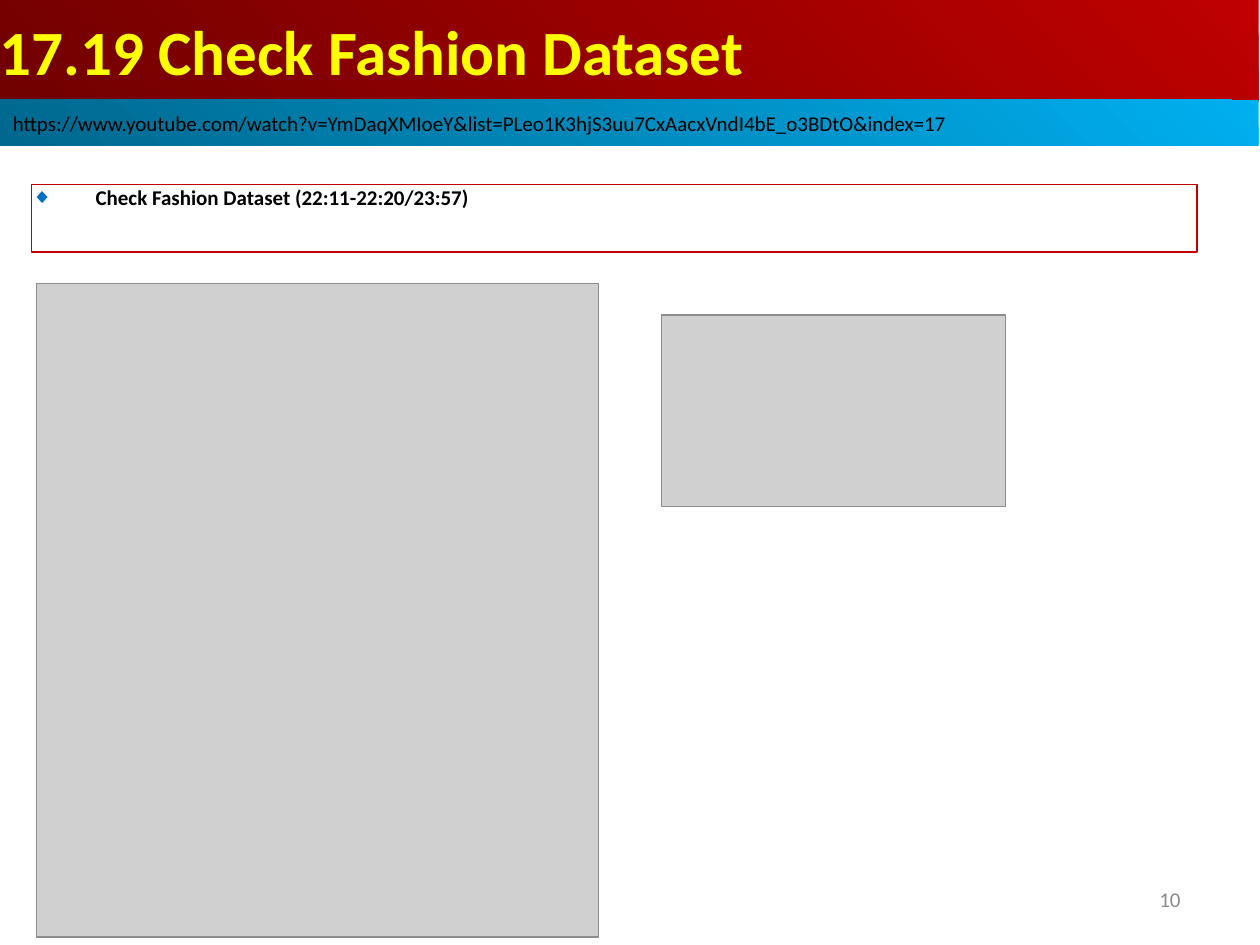
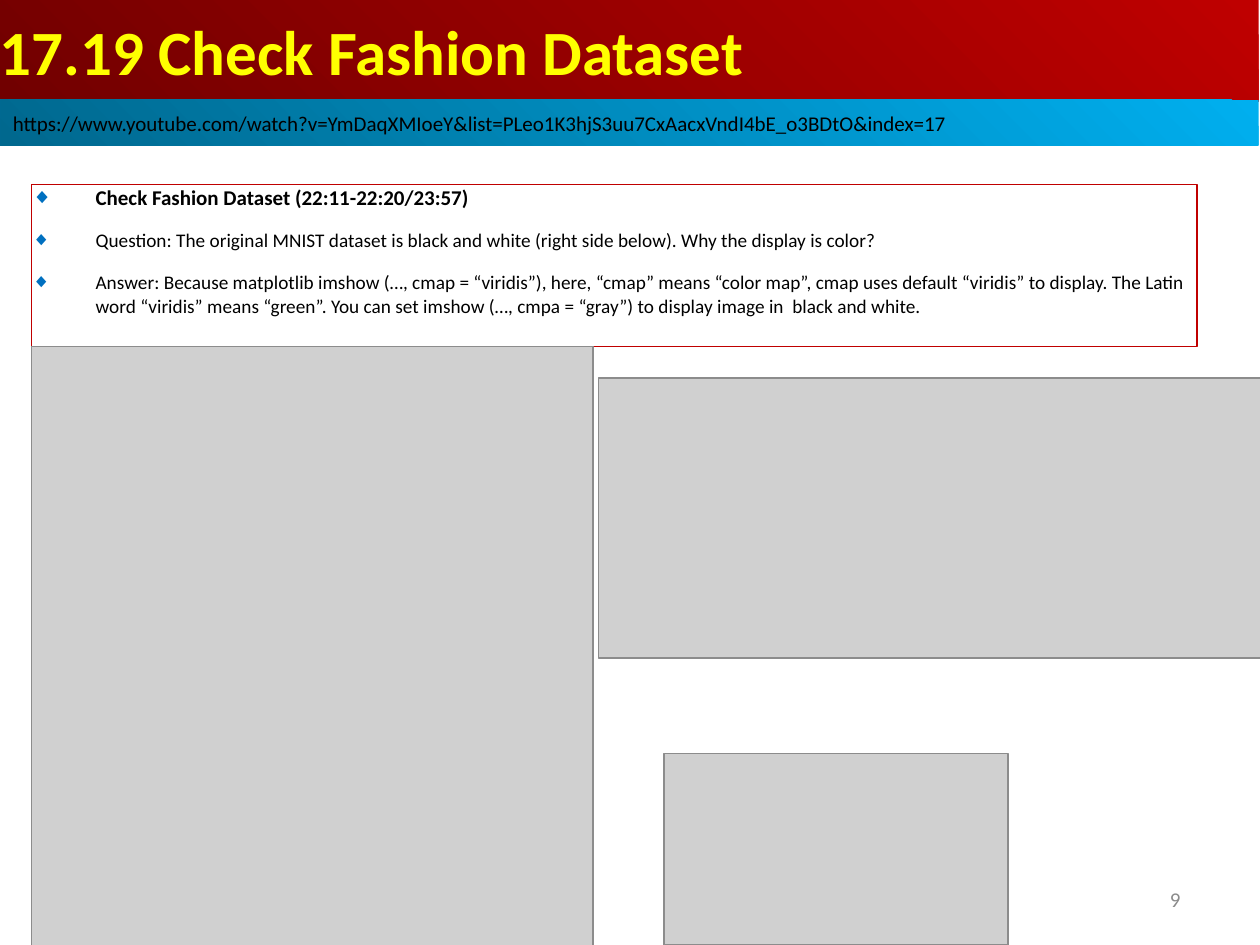
Before and after one commit to peterhchen/AIU_CS512_DL, a slide deck: slide 9 of 000_Lecture_Project/week07/01_Lecture/17.16_BM_Exercise_Solu.ppt (slide 10 before the commit). Drawn at 1260x945 pixels with LibreOffice and Linux fonts; fonts in the diff are those of the drawing; grey boxes stand for pictures. Boxes give left, top, right and bottom in pixels: in the first picture for what was removed or moved away, otherwise in the second. Text is boxed around its words. In the diff, an @@ line names an element or a change of style, - is before the commit and + after.

```diff
--- a/000_Lecture_Project/week07/01_Lecture/17.16_BM_Exercise_Solu.ppt
+++ b/000_Lecture_Project/week07/01_Lecture/17.16_BM_Exercise_Solu.ppt
@@ rectangle removed at (x1=32, y1=184, x2=1197, y2=252) @@
-◆ Check Fashion Dataset (22:11-22:20/23:57)
@@ rectangle added at (x1=32, y1=184, x2=1197, y2=346), outline #C00000 0.74 pt, 11 pt, text #000000 @@
+◆ Check Fashion Dataset (22:11-22:20/23:57)
+◆ Question: The original MNIST dataset is black and white (right side below). Why the display is color?
+◆ Answer: Because matplotlib imshow (…, cmap = “viridis”), here, “cmap” means “color map”, cmap uses default “viridis” to display. The Latin word “viridis” means “green”. You can set imshow (…, cmpa = “gray”) to display image in black and white.
@@ picture resized from (x1=37, y1=284, x2=598, y2=937) to (x1=32, y1=346, x2=593, y2=945) @@
@@ picture added at (x1=598, y1=378, x2=1260, y2=658) @@
@@ picture moved from (x1=662, y1=315, x2=1005, y2=507) to (x1=664, y1=753, x2=1008, y2=945) @@
@@ page number at (x1=1170, y1=893, x2=1181, y2=907): text changed @@
-10
+9
```
Also in this commit, not shown: 1 other slide changed.
